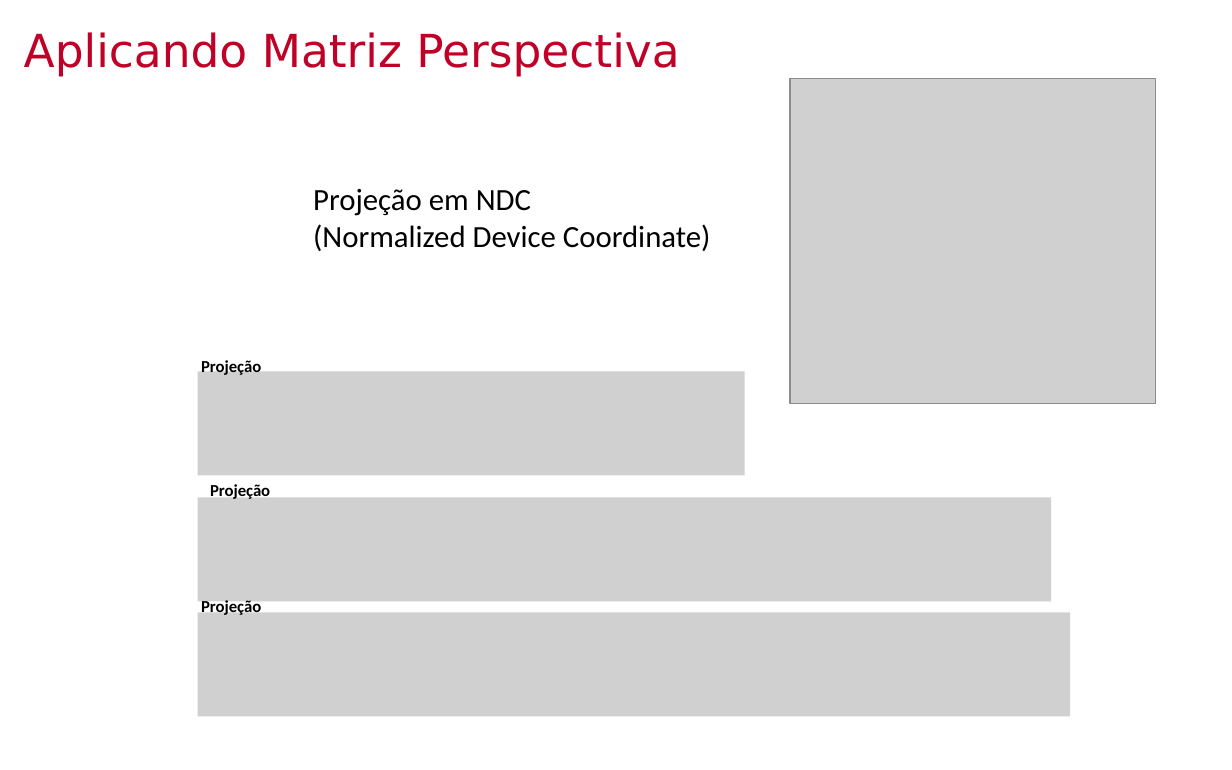
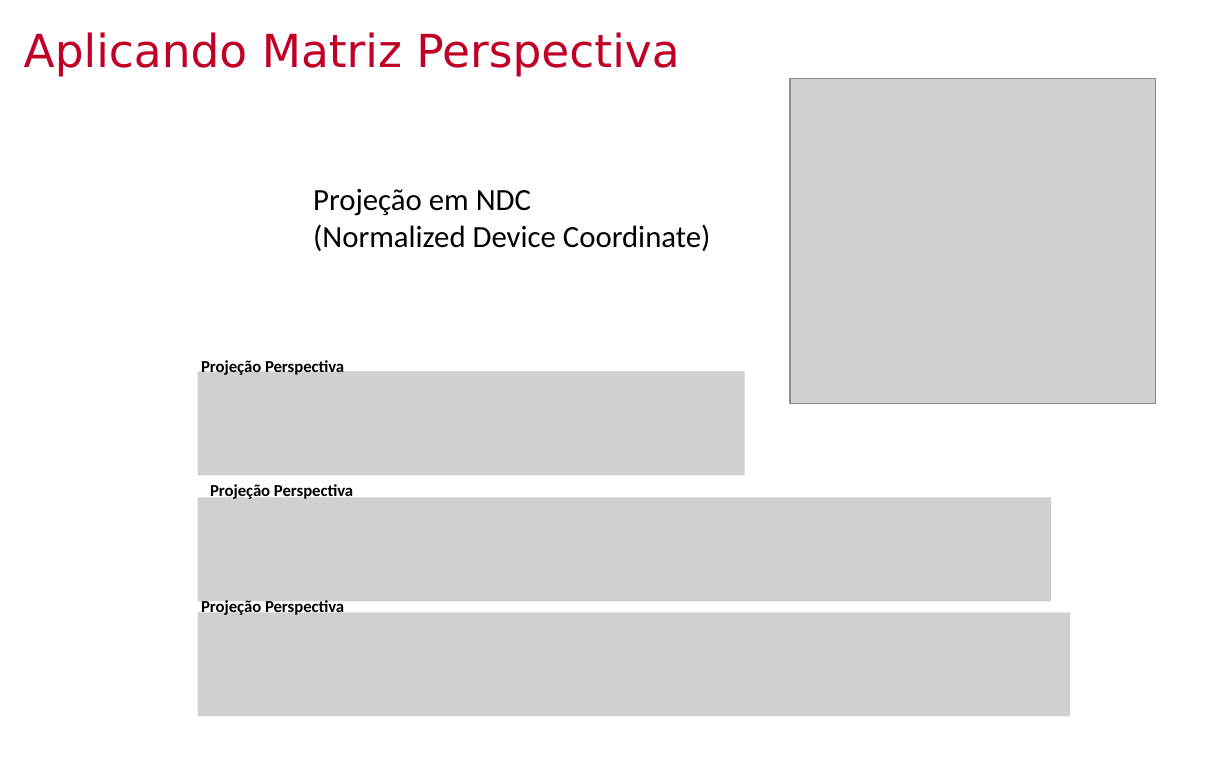
Before and after one commit to lpsoares/ComputacaoGrafica, a slide deck: slide 21 of content/aulas/07-revisao1/aula7_revisao1.pptx. Drawn at 1232x770 pixels with LibreOffice and Linux fonts; fonts in the diff are those of the drawing; grey boxes stand for pictures; background and template pictures are left out. Boxes give left, top, right and bottom in pixels: in the first picture for what was removed or moved away, otherwise in the second. Text is boxed around its words. In the diff, an @@ line names an element or a change of style, - is before the commit and + after.

```diff
--- a/content/aulas/07-revisao1/aula7_revisao1.pptx
+++ b/content/aulas/07-revisao1/aula7_revisao1.pptx
@@ text at (201, 358, 344, 375): text changed @@
-Projeção
+Projeção Perspectiva
@@ text at (210, 484, 353, 499): text changed @@
-Projeção
+Projeção Perspectiva
@@ text at (201, 600, 344, 615): text changed @@
-Projeção
+Projeção Perspectiva
```
Also in this commit, not shown: 17 other slides changed, 1 slide removed, 3 other files.
